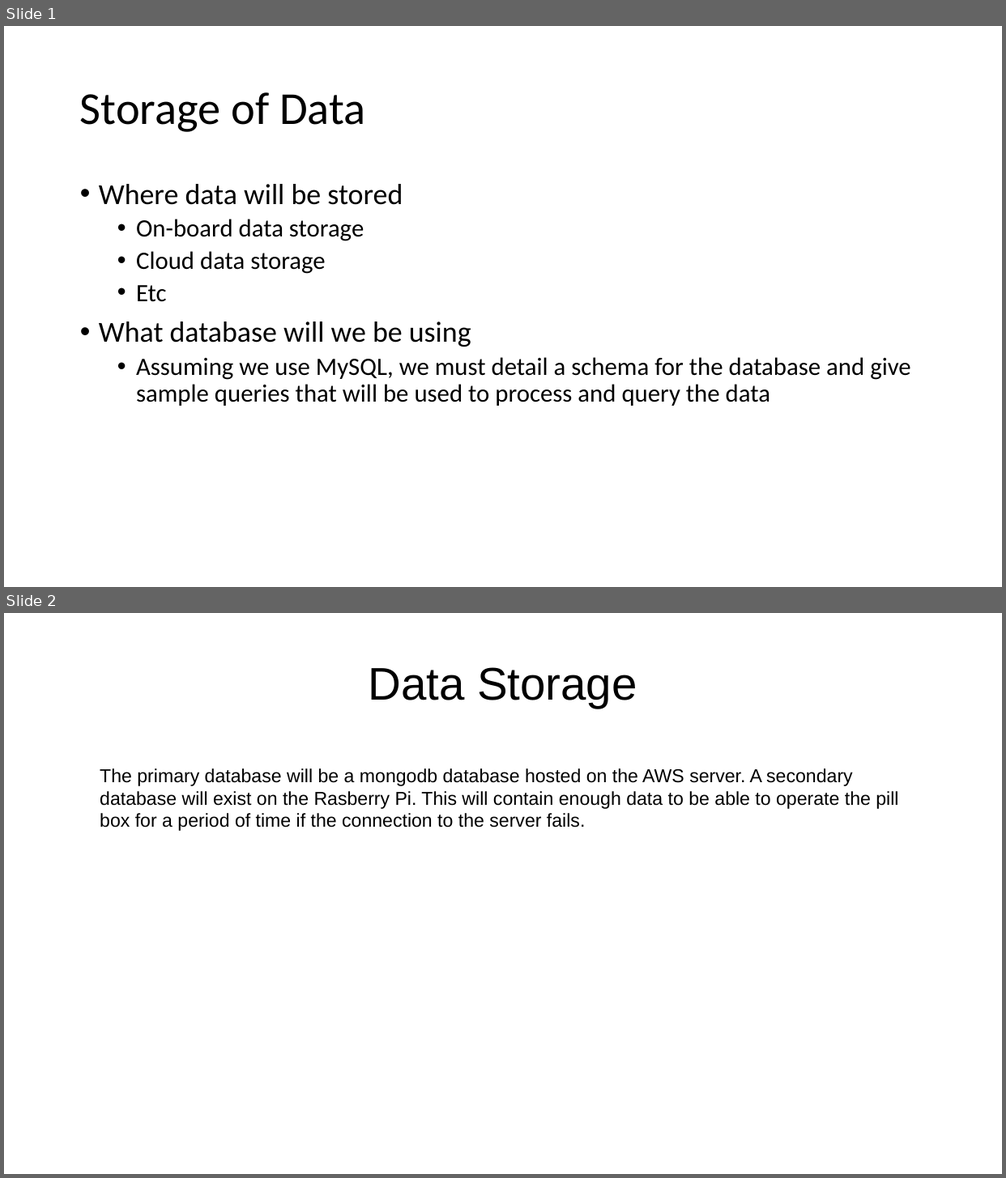
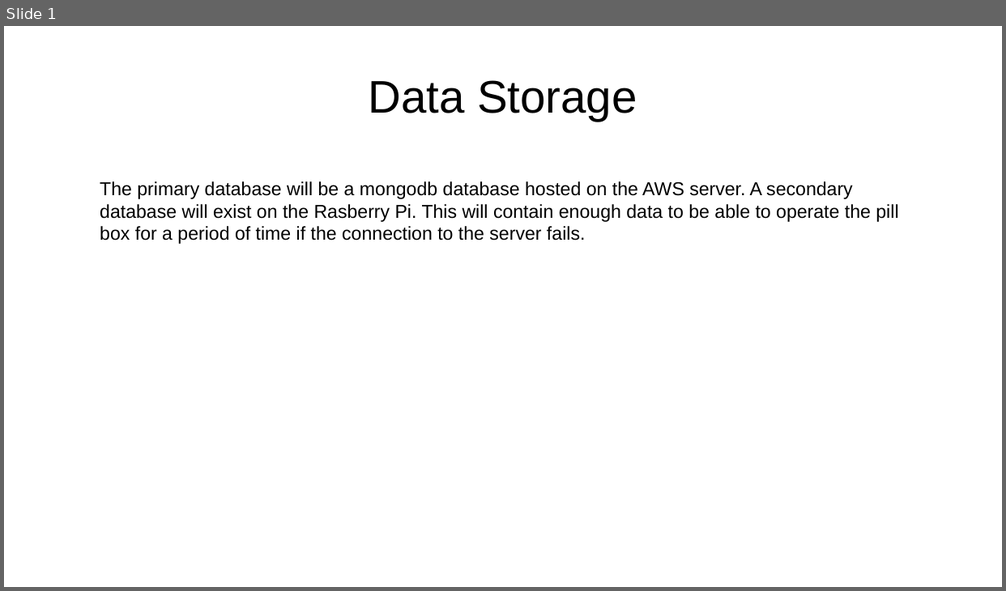
Before and after one commit to cianashby1337/IOT_CA1_Documentation, a slide deck: Slideshow template.pptx. Shown one above the other, each under a label of ours: slides 1 and 2 before the commit, slide 1 after it. The pictures are 1006x1178 and 1006x591 pixels, drawn with LibreOffice and Linux fonts; fonts in the diff are those of the drawing. Boxes give left, top, right and bottom in pixels: in the first picture for what was removed or moved away, otherwise in the second. Text is boxed around its words. In the diff, an @@ line names an element or a change of style, - is before the commit and + after.

```diff
--- a/Slideshow template.pptx
+++ b/Slideshow template.pptx
@@ slide 1 removed at <box>4,26,1002,587</box>, background #FFFFFF @@
@@ title removed at <box>80,92,366,132</box> @@
-Storage of Data
@@ text removed at <box>99,184,910,406</box> @@
-• Where data will be stored
-  • On-board data storage
-  • Cloud data storage
-  • Etc
-• What database will we be using
-  • Assuming we use MySQL, we must detail a schema for the database and give sample queries that will be used to process and query the data
@@ what was slide 2 is now slide 1 @@
```
Also in this commit, not shown: 4 other slides removed.
